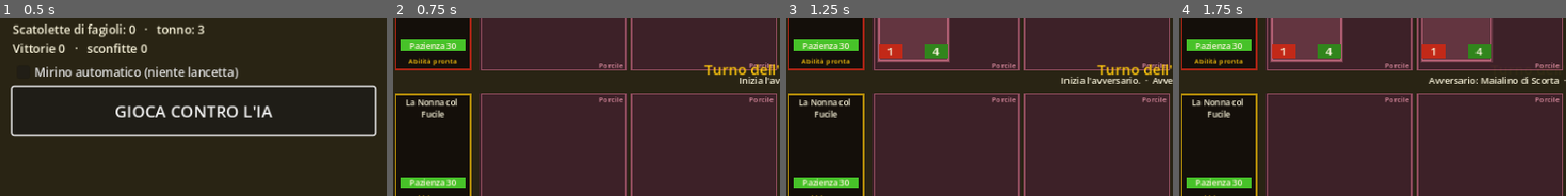
Above: before the commit, frames 1-4 (left to right).
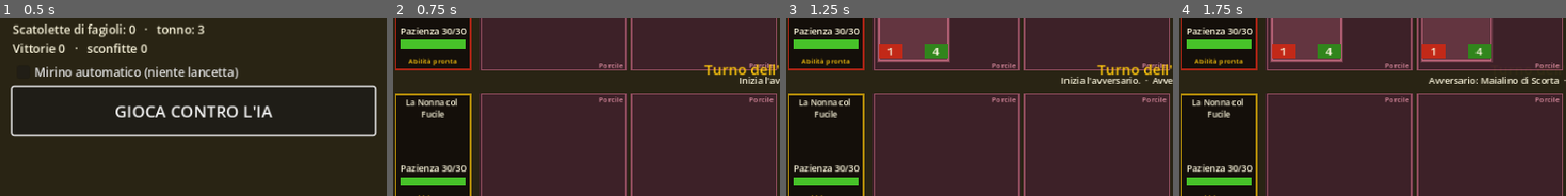
Above: after the commit, the same moments.

Repository: storrisauce/videogame
Game: Godot game, scene res://main.tscn
Same seed, same stepped clock (60 frames per second), same inputs: the game is played once before the commit and once after it.
Inputs (mouse positions are % of the whole screen's width and height, from its top left):
- Up to frame 1 (0.5 s): no input
- Up to frame 2 (0.75 s): click "GIOCA CONTRO L'IA" at 0.5 s
- Up to frame 3 (1.25 s): no input
- Up to frame 4 (1.75 s): move the mouse to (21, 56) at 1.27 s; click (21, 56) at 1.42 s
The pictures show only the part of the screen within x 0-50%, y 18-68%; the shares and areas given below are measured in that part.

Frame 1 is identical in both runs. In frame 2, 2.0% of the frame differs, in the area x 2-20%, y 5-96%; in frame 3, 2.0%; in frame 4, 2.0%.

Commit message:
Fix safe area clamping and detail panel layout; add screenshot tool
Co-Authored-By: Claude Opus 5.5 <noreply@anthropic.com>
Claude-Session: https://claude.ai/code/session_01BvpdztmSsdY7q27HXPm6T7

Diff:
--- /dev/null
+++ b/game/tools/screenshot.gd
@@ -0,0 +1,45 @@
+extends SceneTree
+## Screenshot della schermata di partita (serve uno schermo, anche virtuale):
+## xvfb-run -s "-screen 0 1704x786x24" godot --path game --rendering-driver opengl3 --resolution 852x393 --script res://tools/screenshot.gd -- <cartella>
+
+func _initialize() -> void:
+	var args := OS.get_cmdline_user_args()
+	var out := args[0] if args.size() > 0 else "user://"
+	var main: Control = load("res://main.tscn").instantiate()
+	root.add_child(main)
+	for i in 10:
+		await process_frame
+	await RenderingServer.frame_post_draw
+	root.get_texture().get_image().save_png(out.path_join("menu.png"))
+	main.test_mode = false
+	main.current._on_play()
+	var ms: MatchScreen = main.current
+	ms.speed = 0.0
+	for i in 20:
+		await process_frame
+	# gioca qualche turno con l'IA per riempire il tavolo
+	for t in 4:
+		if ms.state != "play":
+			break
+		while true:
+			var a := GreedyAI.choose(ms.m, 0)
+			if a.is_empty():
+				break
+			ms.m.apply(0, a)
+		ms.refresh()
+		ms._on_end_turn()
+		for i in 5:
+			await process_frame
+	if ms.state == "play" and not ms.m.players[0].hand.is_empty():
+		ms._on_hand_tapped(ms.hand_layer.get_child(0))
+	for i in 10:
+		await process_frame
+	await RenderingServer.frame_post_draw
+	root.get_texture().get_image().save_png(out.path_join("partita.png"))
+	ms.dial.start(ms.rng, "Attacca con Mucca Laser!", false, 0.25, 0.08, 1.2, 1.6, 3)
+	for i in 25:
+		await process_frame
+	await RenderingServer.frame_post_draw
+	root.get_texture().get_image().save_png(out.path_join("mirino.png"))
+	print("screenshot salvati in ", out)
+	quit(0)
--- a/game/ui/hero_view.gd
+++ b/game/ui/hero_view.gd
@@ -38,9 +38,9 @@
 	draw_multiline_string(f, Vector2(4, 14), ps.hero["name"], HORIZONTAL_ALIGNMENT_CENTER, size.x - 8, 9, 3, Pal.TEXT)
 	# Pazienza
 	var frac := clampf(float(ps.hp) / float(ps.max_hp), 0.0, 1.0)
-	var bar := Rect2(6, size.y - 34, size.x - 12, 12)
+	draw_string(f, Vector2(0, size.y - 40), "Pazienza %d/%d" % [ps.hp, ps.max_hp], HORIZONTAL_ALIGNMENT_CENTER, size.x, 10, Pal.TEXT)
+	var bar := Rect2(6, size.y - 34, size.x - 12, 10)
 	draw_rect(bar, Pal.RED.darkened(0.6))
 	draw_rect(Rect2(bar.position, Vector2(bar.size.x * frac, bar.size.y)), Pal.GREEN.darkened(0.2))
-	draw_string(f, Vector2(0, size.y - 24), "Pazienza %d" % ps.hp, HORIZONTAL_ALIGNMENT_CENTER, size.x, 9, Pal.TEXT)
 	var cd := "Abilità pronta" if ps.cooldown <= 0 else "Ricarica: %d" % ps.cooldown
 	draw_string(f, Vector2(0, size.y - 8), cd, HORIZONTAL_ALIGNMENT_CENTER, size.x, 8, Pal.YELLOW if ps.cooldown <= 0 else Pal.TEXT)
--- a/game/ui/main.gd
+++ b/game/ui/main.gd
@@ -31,15 +31,22 @@
 
 
 func _apply_safe_area() -> void:
-	var win := Vector2(DisplayServer.window_get_size())
-	var area := DisplayServer.get_display_safe_area()
-	if win.x <= 0 or area.size.x <= 0 or DisplayServer.get_name() == "headless":
+	# L'area sicura è in coordinate dello schermo: la riduciamo alla finestra del gioco.
+	if DisplayServer.get_name() == "headless":
 		return
-	var k := size / win
-	safe.offset_left = area.position.x * k.x
-	safe.offset_top = area.position.y * k.y
-	safe.offset_right = -(win.x - area.end.x) * k.x
-	safe.offset_bottom = -(win.y - area.end.y) * k.y
+	var win_pos := DisplayServer.window_get_position()
+	var win_size := DisplayServer.window_get_size()
+	if win_size.x <= 0 or win_size.y <= 0:
+		return
+	var win := Rect2i(win_pos, win_size)
+	var area := DisplayServer.get_display_safe_area().intersection(win)
+	if area.size.x <= 0 or area.size.y <= 0:
+		area = win
+	var k := size / Vector2(win_size)
+	safe.offset_left = (area.position.x - win.position.x) * k.x
+	safe.offset_top = (area.position.y - win.position.y) * k.y
+	safe.offset_right = -(win.end.x - area.end.x) * k.x
+	safe.offset_bottom = -(win.end.y - area.end.y) * k.y
 
 
 func _swap(screen: Control) -> void:
--- a/game/ui/match_screen.gd
+++ b/game/ui/match_screen.gd
@@ -23,6 +23,8 @@
 var pending: Dictionary = {}
 var log_lines: Array[String] = []
 var _loss_recorded := false
+var _detail_rect := Rect2()
+var _detail_strip := Rect2()
 
 var lane_views := [[], []]
 var hero_views: Array[HeroView] = []
@@ -121,6 +123,14 @@
 	vb.add_child(detail_buttons)
 	detail.add_child(vb)
 	detail.visible = false
+	var sb := StyleBoxFlat.new()
+	sb.bg_color = Color(0.06, 0.05, 0.03, 0.96)
+	sb.border_color = Pal.YELLOW.darkened(0.3)
+	sb.set_border_width_all(2)
+	sb.set_corner_radius_all(6)
+	sb.set_content_margin_all(8)
+	detail.add_theme_stylebox_override("panel", sb)
+	over_panel.add_theme_stylebox_override("panel", sb)
 	add_child(detail)
 	# fine partita
 	var ob := VBoxContainer.new()
@@ -181,9 +191,9 @@
 	hand_layer.size = Vector2(lanes_w, HAND_H - 6)
 	banner.position = Vector2(x0, y_mid - 14)
 	banner.size = Vector2(lanes_w, 24)
-	detail.position = Vector2(x0 + 20, y_mid - 40)
-	detail.size = Vector2(lanes_w - 40, 0)
-	detail.custom_minimum_size = Vector2(lanes_w - 40, 0)
+	_detail_rect = Rect2(x0 + 10, y_opp + 4, lanes_w - 20, row_h - 8)
+	_detail_strip = Rect2(x0 + 60, y_mid - 22, lanes_w - 120, MID_H + 44)
+	_place_detail()
 	over_panel.position = Vector2(W / 2 - 170, H / 2 - 80)
 	over_panel.custom_minimum_size = Vector2(340, 0)
 	_layout_hand()
@@ -450,6 +460,22 @@
 		close.pressed.connect(_deselect)
 		detail_buttons.add_child(close)
 	detail.visible = true
+	_place_detail()
+
+
+func _place_detail() -> void:
+	# Normale: sopra la fila avversaria (i tuoi recinti restano visibili).
+	# Scelta del bersaglio: una striscia al centro, così si vedono entrambe le file.
+	var r := _detail_strip if state == "target" else _detail_rect
+	detail.position = r.position
+	detail_text.custom_minimum_size = Vector2(r.size.x - 20, 0)
+	detail.custom_minimum_size = Vector2(r.size.x, 0)
+	detail.size = Vector2(r.size.x, 0)
+	_shrink_detail.call_deferred()
+
+
+func _shrink_detail() -> void:
+	detail.size = Vector2(detail.custom_minimum_size.x, 0)
 
 
 func _show_card_detail(c: CardInst) -> void:
